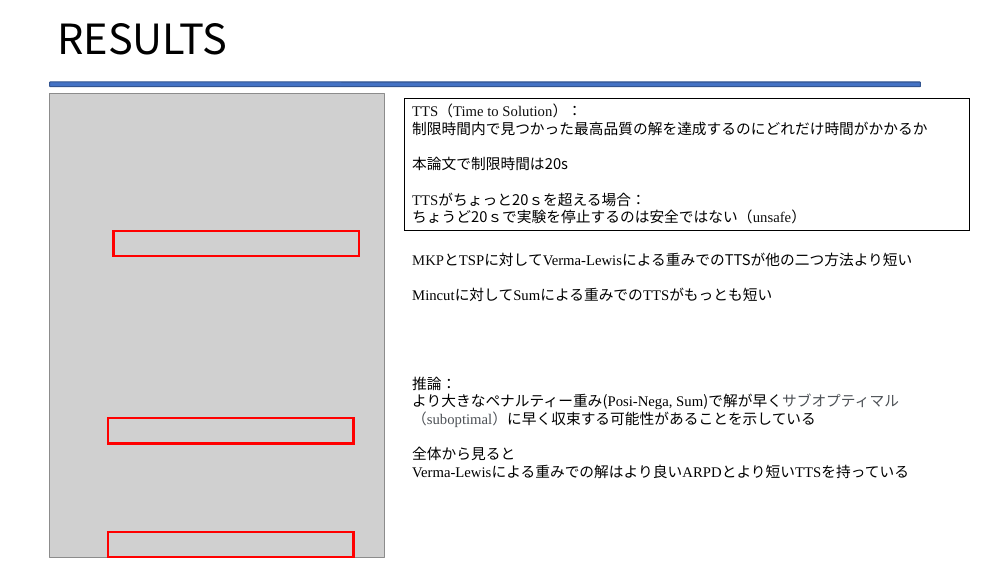
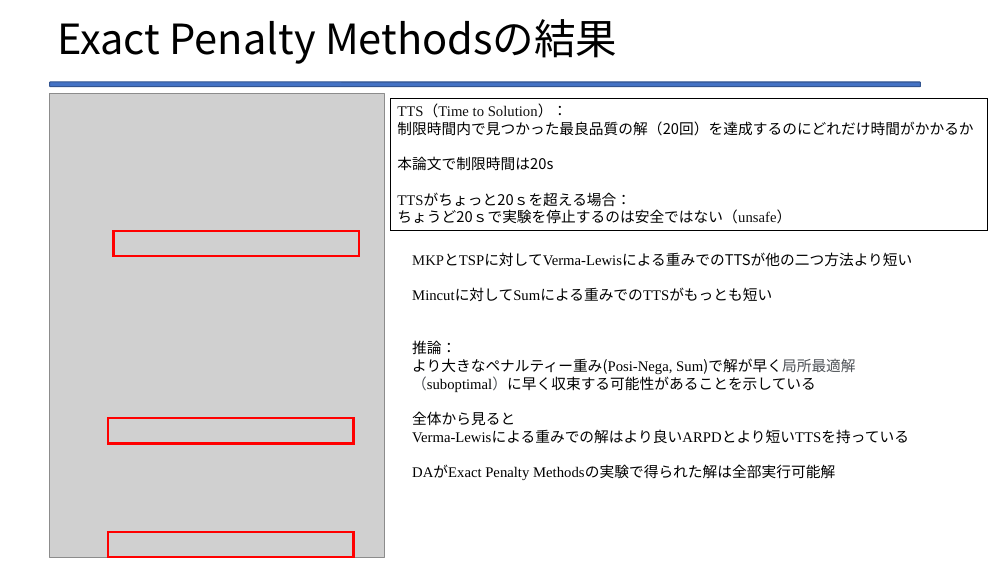
Before and after one commit to Legolas9999/zemi, a slide deck: slide 46 of lcj_ron_zemi2.pptx (slide 44 before the commit). Drawn at 1008x567 pixels with LibreOffice and Linux fonts; fonts in the diff are those of the drawing; grey boxes stand for pictures. Boxes give left, top, right and bottom in pixels: in the first picture for what was removed or moved away, otherwise in the second. Text is boxed around its words. In the diff, an @@ line names an element or a change of style, - is before the commit and + after.

```diff
--- a/lcj_ron_zemi2.pptx
+++ b/lcj_ron_zemi2.pptx
@@ title at (57,19,617,64): text changed @@
-RESULTS
+Exact Penalty Methodsの結果
@@ rectangle "TTS（Time to Solution）：": place and size @@
-rectangle "TTS（Time to Solution）：" at (405,98,969,231)
+rectangle "TTS（Time to Solution）：" at (390,98,988,231)
@@ text in rectangle at (397,121,973,136): text changed @@
-制限時間内で見つかった最高品質の解を達成するのにどれだけ時間がかかるか
+制限時間内で見つかった最良品質の解（20回）を達成するのにどれだけ時間がかかるか
@@ text at (412,358,855,392): text changed @@
-より大きなペナルティー重み(Posi-Nega, Sum)で解が早くサブオプティマル（suboptimal）に早く収束する可能性があることを示している
+より大きなペナルティー重み(Posi-Nega, Sum)で解が早く局所最適解（suboptimal）に早く収束する可能性があることを示している
@@ text at (412,465,835,480): paragraph added @@
+DAがExact Penalty Methodsの実験で得られた解は全部実行可能解
```
Also in this commit, not shown: 5 other slides changed, 3 slides added, 1 slide removed.
